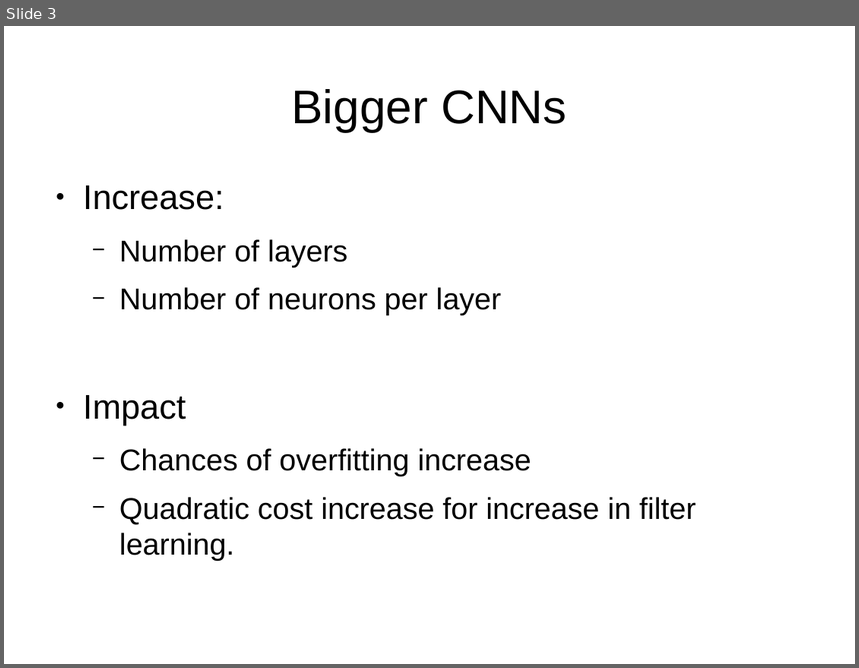
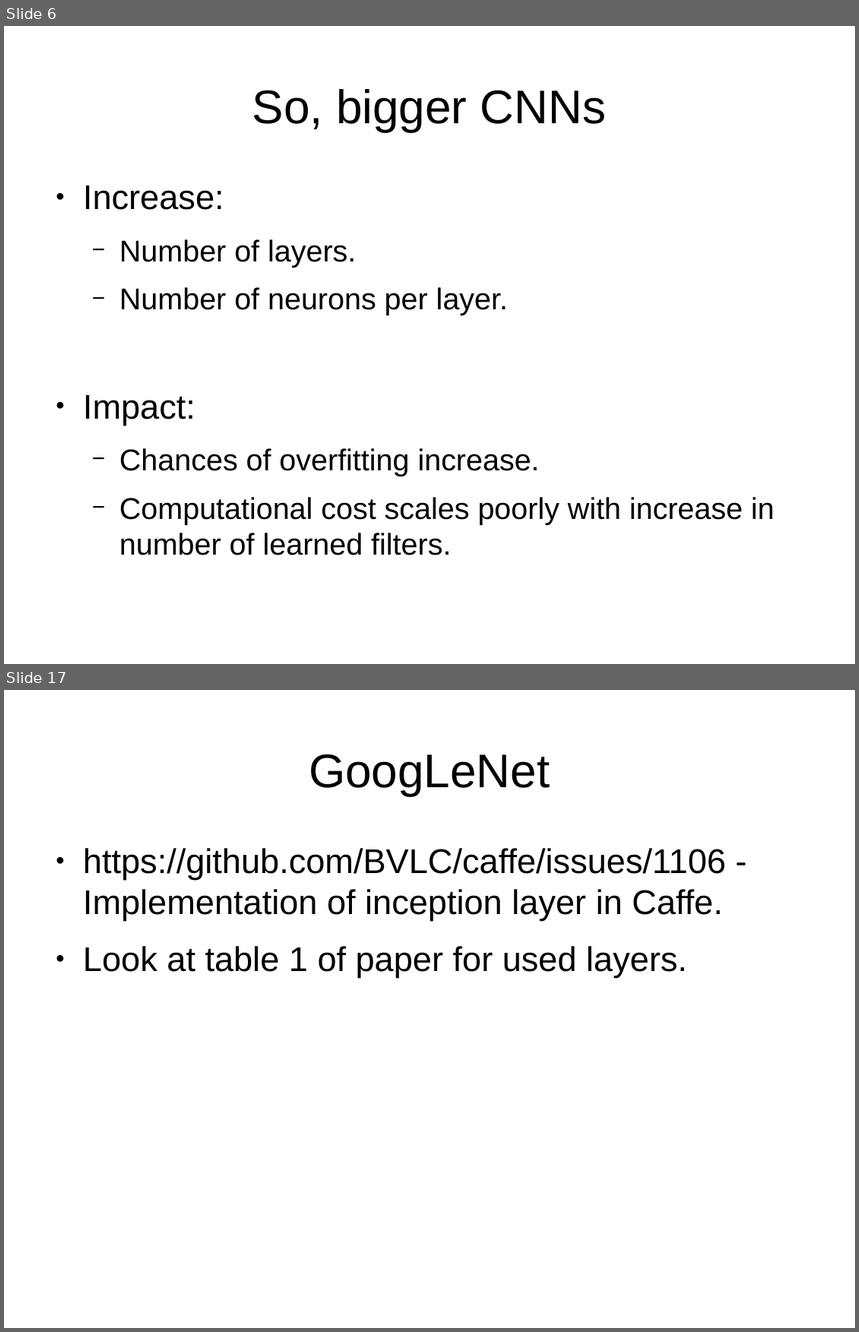
Before and after one commit to indivisibleatom/lectureNotes, a slide deck: sources/Szegedy_Going_Deeper.odp. Shown one above the other, each under a label of ours: slide 3 before the commit, slides 6 and 17 after it; the slides between them are not shown. The pictures are 859x668 and 859x1332 pixels, drawn with LibreOffice and Linux fonts; fonts in the diff are those of the drawing. Boxes give left, top, right and bottom in pixels: in the first picture for what was removed or moved away, otherwise in the second. Text is boxed around its words. In the diff, an @@ line names an element or a change of style, - is before the commit and + after.

```diff
--- a/sources/Szegedy_Going_Deeper.odp
+++ b/sources/Szegedy_Going_Deeper.odp
@@ slide 17 added at <box>4,690,855,1328</box>, background #FFFFFF @@
@@ title added at <box>309,754,550,796</box>, 44 pt, text #000000 @@
+GoogLeNet
@@ text added at <box>83,848,726,977</box>, 32 pt, text #000000 @@
+● https://github.com/BVLC/caffe/issues/1106 - Implementation of inception layer in Caffe.
+● Look at table 1 of paper for used layers.
@@ what was slide 3 is now slide 6 @@
@@ slide 6 changed as well @@
@@ title at <box>253,89,606,132</box>: text changed @@
-Bigger CNNs
+So, bigger CNNs
@@ text at <box>83,240,775,556</box>: text changed @@
-  − Number of layers
-  − Number of neurons per layer
-● Impact
-  − Chances of overfitting increase
-  − Quadratic cost increase for increase in filter learning.
+  − Number of layers.
+  − Number of neurons per layer.
+● Impact:
+  − Chances of overfitting increase.
+  − Computational cost scales poorly with increase in number of learned filters.
```
Also in this commit, not shown: 1 other slide changed, 14 other slides added, 3 slides removed.
